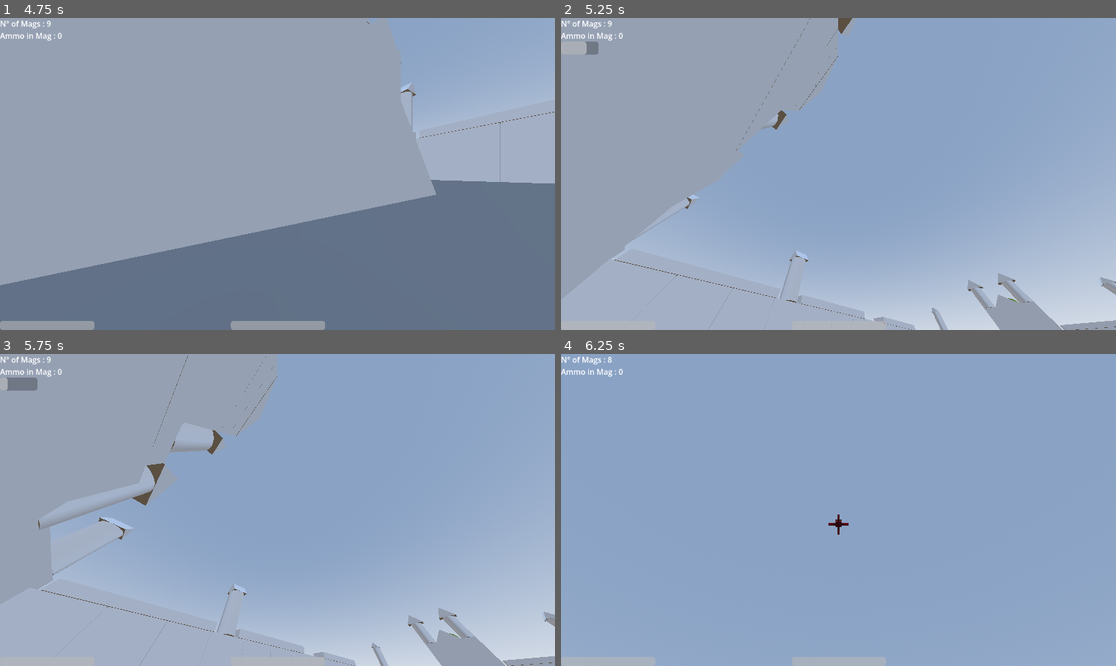
Above: before the commit, frames 1-4 (two rows, left to right).
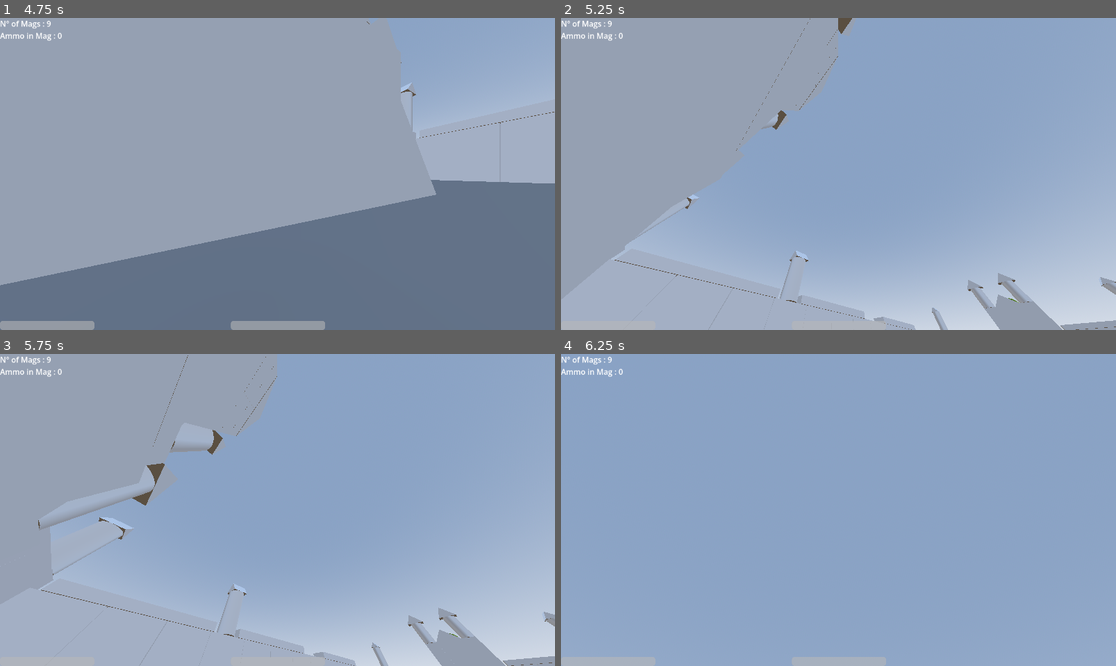
Above: after the commit, the same moments.

Repository: ravewyvern/bad-ideas-game-jam
Game: Godot game, scene res://Scenes/Menus/Main Menu.tscn
Same seed, same stepped clock (60 frames per second), same inputs: the game is played once before the commit and once after it.
Inputs (mouse positions are in pixels of both pictures, inside the frame that each line leads up to):
- Up to frame 1 (4.75 s): click "Level Selector" at 0.5 s; move the mouse to (305, 174) at 1.27 s; hold Right mouse button (Aim) 1.28-2.03 s; hold O (Move.Forward) 1.28-2.78 s; click (305, 174) at 1.42 s; tap Space (Move.Jump) at 1.52, 2.27, 3.5, 4.52 s; move the mouse to (249, 174) at 2.02 s; tap Tab (Toggle.TopView) at 2.1 s; tap Enter at 2.75, 4.25 s; move the mouse to (333, 105) at 2.77 s; press the mouse at (333, 105) at 2.78 s; hold , (Move.Right) 2.78-3.5 s; release the mouse at (333, 105) at 3.5 s; drag from (249, 236) to (111, 127) at 3.52 s; move the mouse to (444, 220) at 4.27 s; hold K (Move.Left) from 4.28 s (still down); hold Tab (Toggle.TopView) from 4.28 s (still down)
- Up to frame 2 (5.25 s): tap \ (Reload) at 4.9 s; move the mouse to (794, 170) at 5.02 s; release K (Move.Left) at 5.03 s; release Tab (Toggle.TopView) at 5.03 s; hold O (Move.Forward) from 5.03 s (still down); click (794, 170) at 5.1 s
- Up to frame 3 (5.75 s): keep holding O (Move.Forward); tap Space (Move.Jump) at 5.27 s
- Up to frame 4 (6.25 s): keep holding O (Move.Forward); move the mouse to (844, 510) at 5.77 s; hold Right mouse button (Aim) from 5.78 s (still down); click (844, 510) at 5.92 s

Frame 1 is identical in both runs. In frame 2, less than 0.1% of the frame differs, in the area x 4-7%, y 7-12%; in frame 3, 0.2%, in the area x 1-7%, y 7-12%; in frame 4, less than 0.1%.
Error before the commit: Cannot call method 'instantiate' on a null value. (res://Scripts/player.gd:303)
Error after the commit: Invalid call. Nonexistent function 'is_action_just_pressed' in base 'InputEventMouseButton'. (res://Scripts/player.gd:237)

Commit message:
Started adding tower calling support
Will continue later

Diff:
--- a/Scripts/player.gd
+++ b/Scripts/player.gd
@@ -20,7 +20,13 @@
 	var duration : float
 	var magnitude : int
 
+class towercall :
+	var input : Array[String]
+
 var Effects : Array[StatusEffect]
+
+var TowerInput : Array[String]
+var AvailableTowers : Array[towercall]
 
 # preview tower instance
 var tower_preview : Node3D
@@ -228,10 +234,31 @@
 		shoot()
 		ammo_in_dart_mag -= 1
 
-	if Input.is_action_just_pressed("Reload") and dart_mags and not is_reloading :
+	if event.is_action_just_pressed("Reload") and dart_mags and not is_reloading :
 		reload_time = 60
 		is_reloading = true
 		reload.visible = true
+
+	if event.is_action_pressed("Move.Forward") and top_view_enabled :
+		TowerInput.append("U")
+		for tower in AvailableTowers :
+			if not TowerInput[TowerInput.size()-1] == tower.input[TowerInput.size()-1] :
+				TowerInput.clear()
+	if event.is_action_pressed("Move.Back") and top_view_enabled :
+		TowerInput.append("D")
+		for tower in AvailableTowers :
+			if not TowerInput[TowerInput.size()-1] == tower.input[TowerInput.size()-1] :
+				TowerInput.clear()
+	if event.is_action_pressed("Move.Right") and top_view_enabled :
+		TowerInput.append("R")
+		for tower in AvailableTowers :
+			if not TowerInput[TowerInput.size()-1] == tower.input[TowerInput.size()-1] :
+				TowerInput.clear()
+	if event.is_action_pressed("Move.Left") and top_view_enabled :
+		TowerInput.append("L")
+		for tower in AvailableTowers :
+			if not TowerInput[TowerInput.size()-1] == tower.input[TowerInput.size()-1] :
+				TowerInput.clear()
 
 
 func toggle_top_view():
